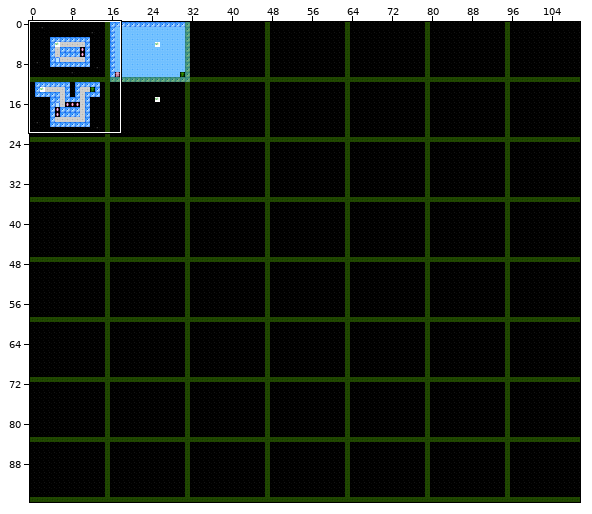
Tiled map -- levels/lvl1.tmx. The picture above shows the old version from afar; the outline marks the close-up.
Close-up. Before the edit:
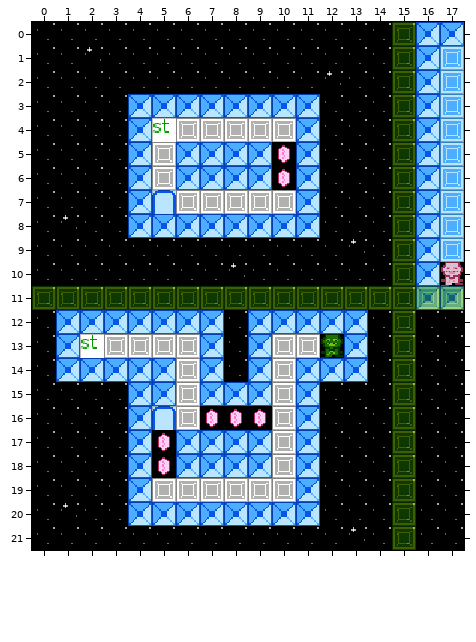
Cells are 16x16 px. Shown: x 0..17, y 0..21. The commit also changed other parts of the map, which this record leaves out.
New version:
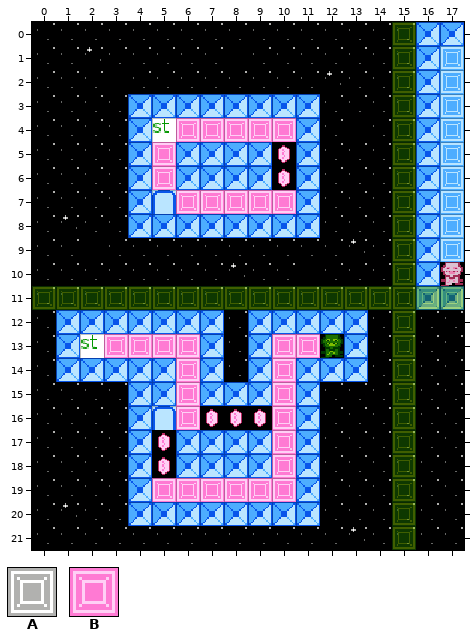
Key: from "Main": A 16, B 144.
_ is an empty cell.
Change:
Layer "Tile Layer 1":
y 4: x 6..10 AAAAA -> BBBBB
y 5..6: x 5 A -> B
y 7: x 6..10 AAAAA -> BBBBB
y 13: x 3..6 AAAA -> BBBB; x 10..11 AA -> BB
y 14..16: x 6 A -> B; x 10 A -> B
y 17..18: x 10 A -> B
y 19: x 5..10 AAAAAA -> BBBBBB
Boxes around the changes in both close-ups, in picture pixels (x1, y1, x2, y2):
changed: (152, 118, 296, 214)
changed: (104, 334, 320, 502)
